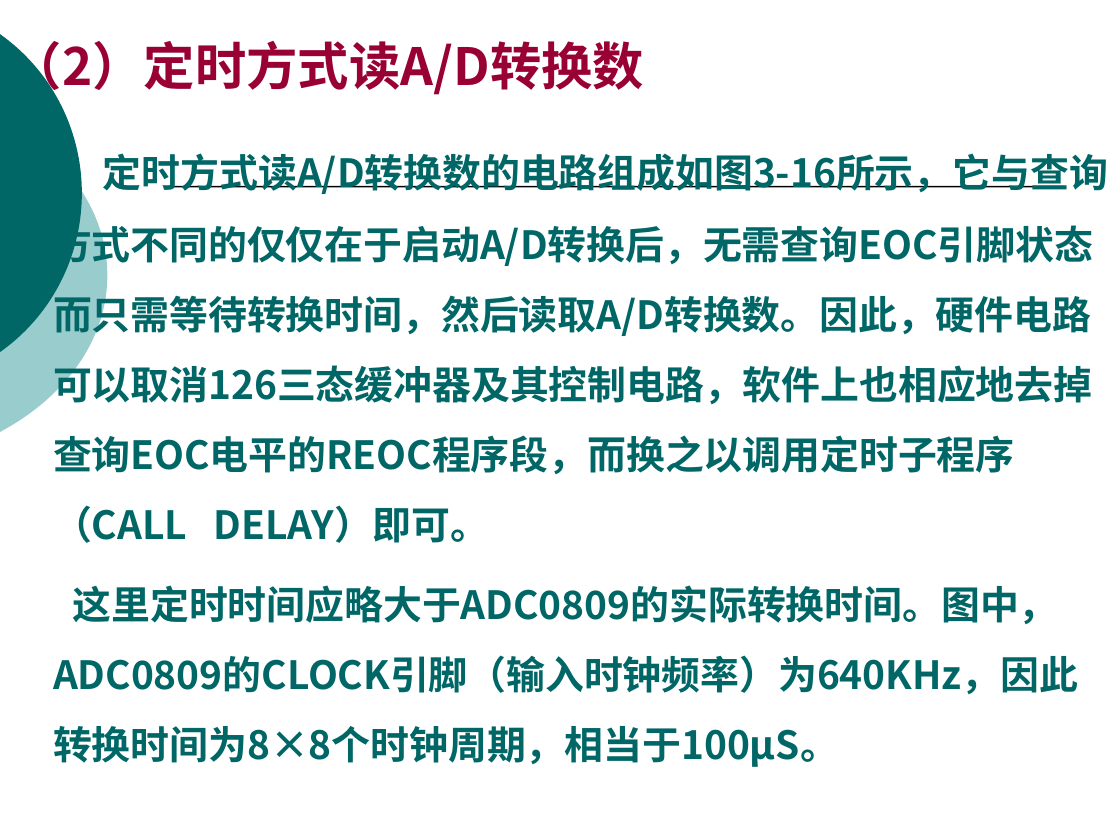
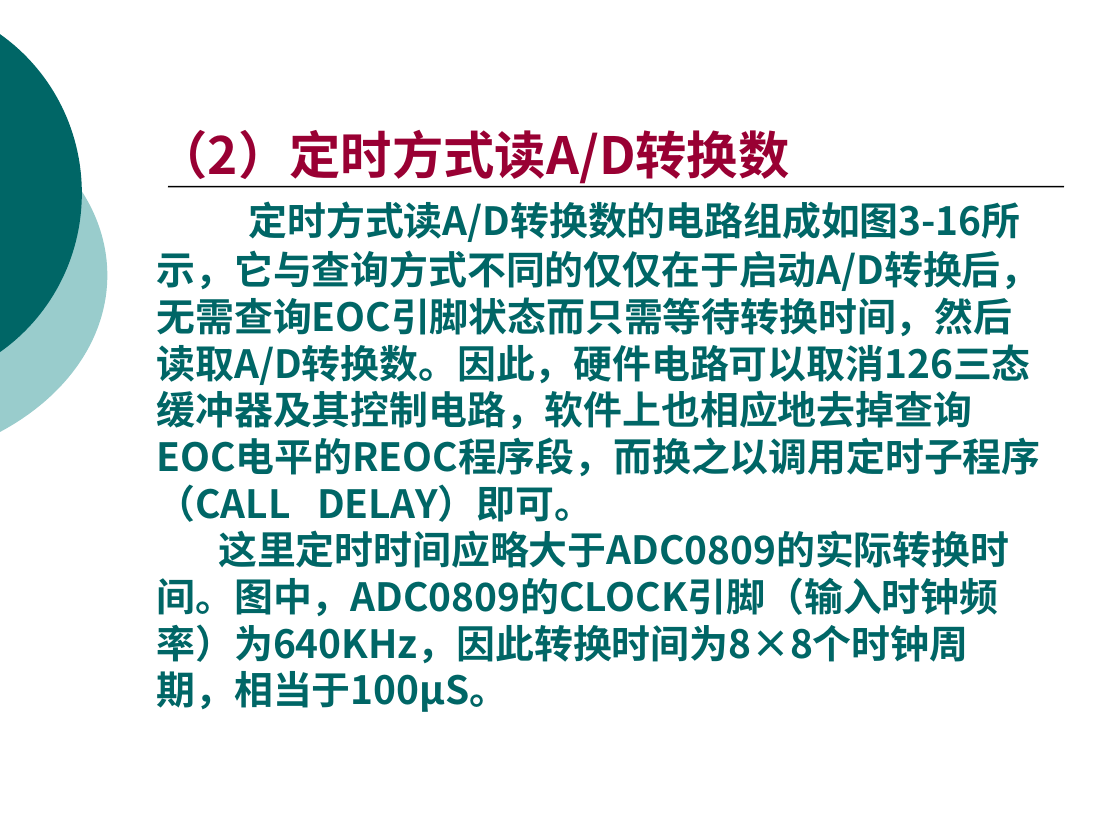
Before and after one commit to origin2007/computer_system, a slide deck: slide 72 of 02模拟输入.ppt (slide 74 before the commit). Drawn at 1120x840 pixels with LibreOffice and Linux fonts; fonts in the diff are those of the drawing. Boxes give left, top, right and bottom in pixels: in the first picture for what was removed or moved away, otherwise in the second. Text is boxed around its words. In the diff, an @@ line names an element or a change of style, - is before the commit and + after.

```diff
--- a/02模拟输入.ppt
+++ b/02模拟输入.ppt
@@ text "（2）定时方式读A/D转换数": place and size @@
-text "（2）定时方式读A/D转换数" at (11,41,1108,767)
+text "（2）定时方式读A/D转换数" at (157,130,1041,712)
@@ text "（2）定时方式读A/D转换数" at (157,130,1041,712): indent changed; less space between paragraphs; line spacing 1.5 to 1 @@
```
Also in this commit, not shown: 51 other slides changed, 4 slides added, 9 slides removed, 1 other file.
